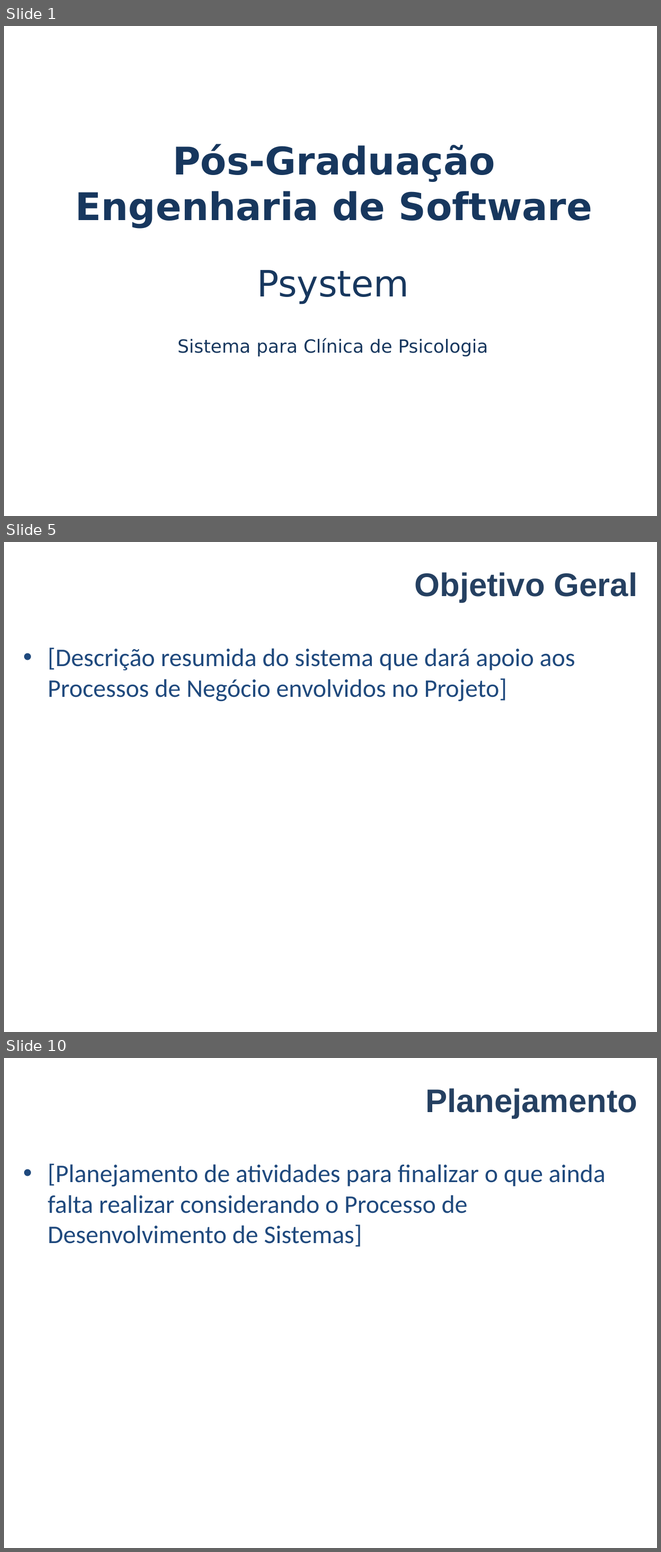
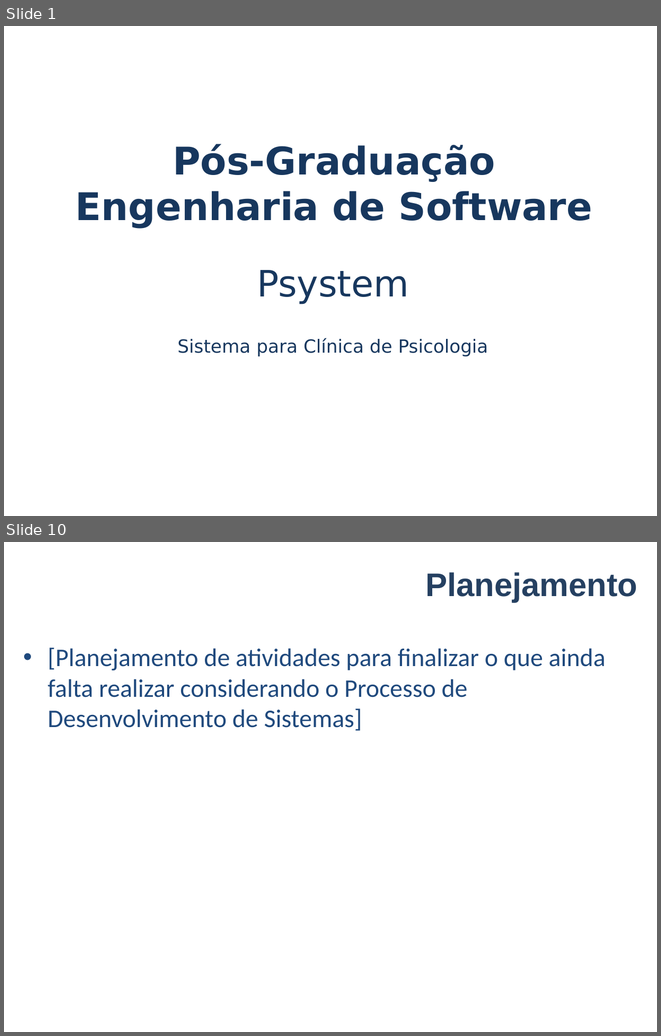
Before and after one commit to VagnerAlcantara/TCC, a slide deck: AnteProjeto/Apresentacao do Anteprojeto.ppt. Shown one above the other, each under a label of ours: slides 1, 5 and 10 before the commit, slides 1 and 10 after it; the slides between them are not shown. The pictures are 661x1552 and 661x1036 pixels, drawn with LibreOffice and Linux fonts; fonts in the diff are those of the drawing; background and template pictures are left out. Boxes give left, top, right and bottom in pixels: in the first picture for what was removed or moved away, otherwise in the second. Text is boxed around its words. In the diff, an @@ line names an element or a change of style, - is before the commit and + after.

```diff
--- a/AnteProjeto/Apresentacao do Anteprojeto.ppt
+++ b/AnteProjeto/Apresentacao do Anteprojeto.ppt
@@ slide 5 removed at [4,542,657,1032], background #FFFFFF @@
@@ title removed at [415,572,637,602] @@
-Objetivo Geral
@@ text removed at [47,647,575,702] @@
-• [Descrição resumida do sistema que dará apoio aos Processos de Negócio envolvidos no Projeto]
```
Also in this commit, not shown: 5 slides changed, 3 slides added, 2 other slides removed.
